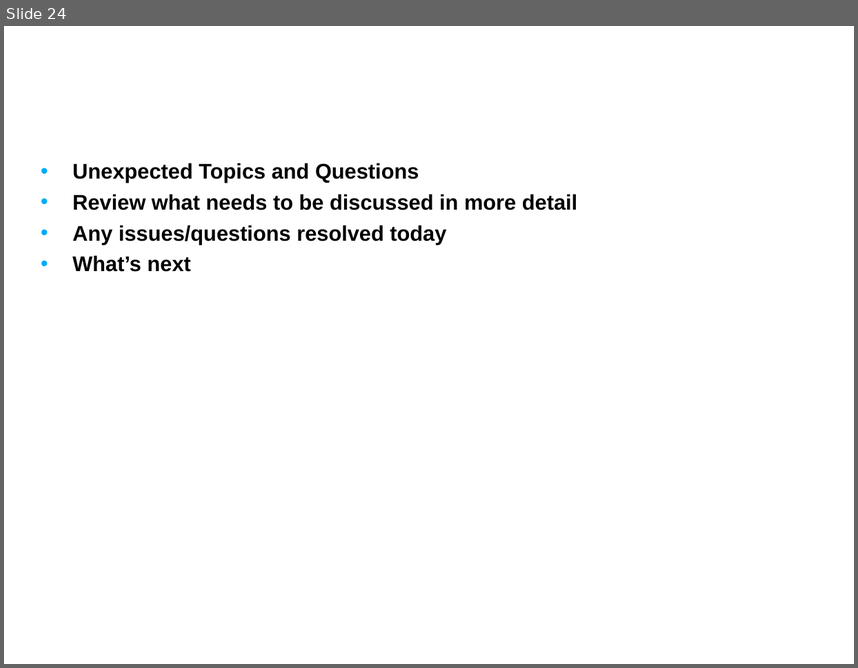
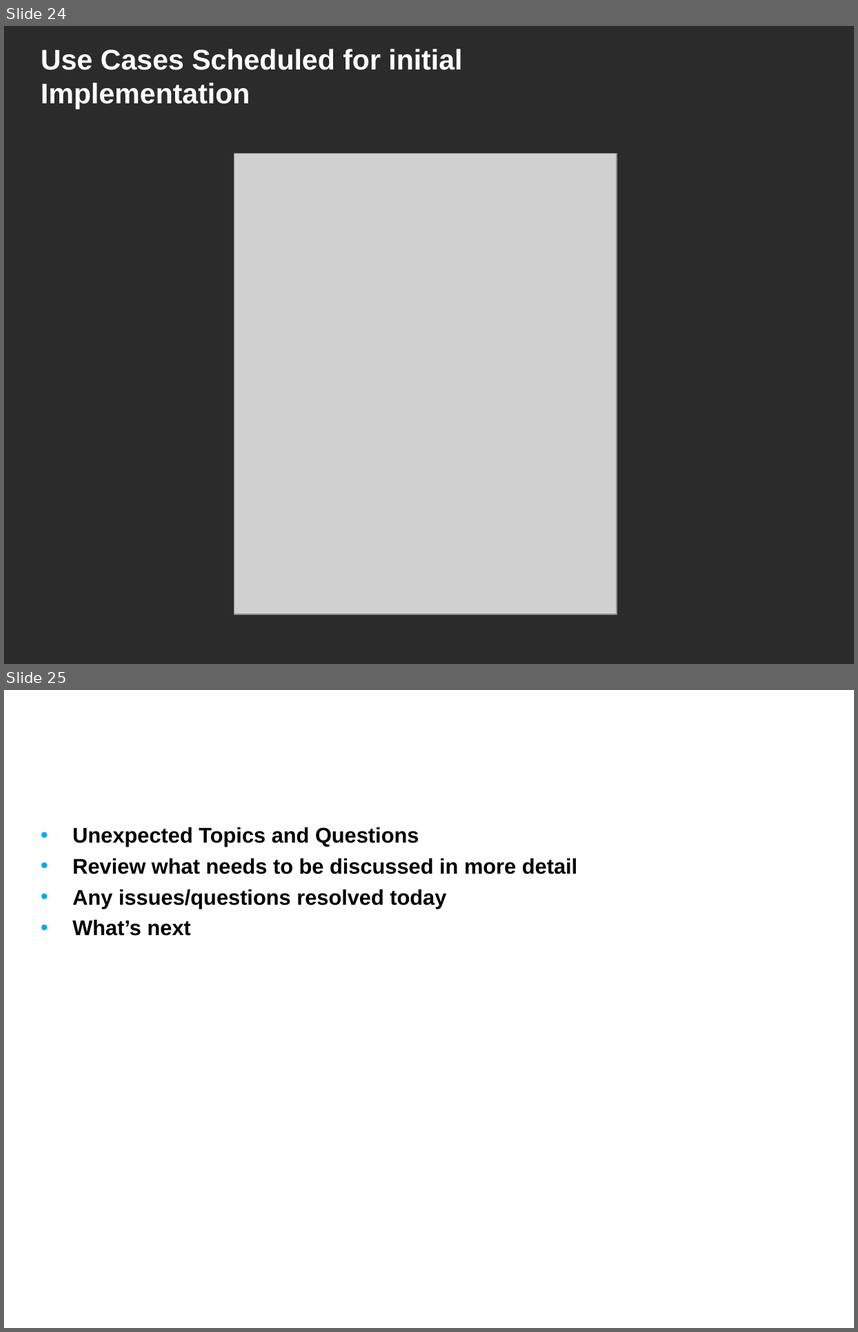
Before and after one commit to NCIP/caarray-docs, a slide deck: project_management/reports/inception_postmortem.ppt. Shown one above the other, each under a label of ours: slide 24 before the commit, slides 24 and 25 after it. The pictures are 858x668 and 858x1332 pixels, drawn with LibreOffice and Linux fonts; fonts in the diff are those of the drawing; grey boxes stand for pictures; background and template pictures are left out; a plain dark background stands for a picture behind light text. Boxes give left, top, right and bottom in pixels: in the first picture for what was removed or moved away, otherwise in the second. Text is boxed around its words. In the diff, an @@ line names an element or a change of style, - is before the commit and + after.

```diff
--- a/project_management/reports/inception_postmortem.ppt
+++ b/project_management/reports/inception_postmortem.ppt
@@ slide 24 added at bbox=[4, 26, 854, 664], background picture (left out) @@
@@ title added at bbox=[41, 49, 462, 109], 24 pt, text #FFFFFF, bold @@
+Use Cases Scheduled for initial Implementation
@@ picture added at bbox=[234, 154, 617, 615] @@
@@ what was slide 24 is now slide 25 @@
```
Also in this commit, not shown: 10 slides changed, 1 other slide added, 1 slide removed.
